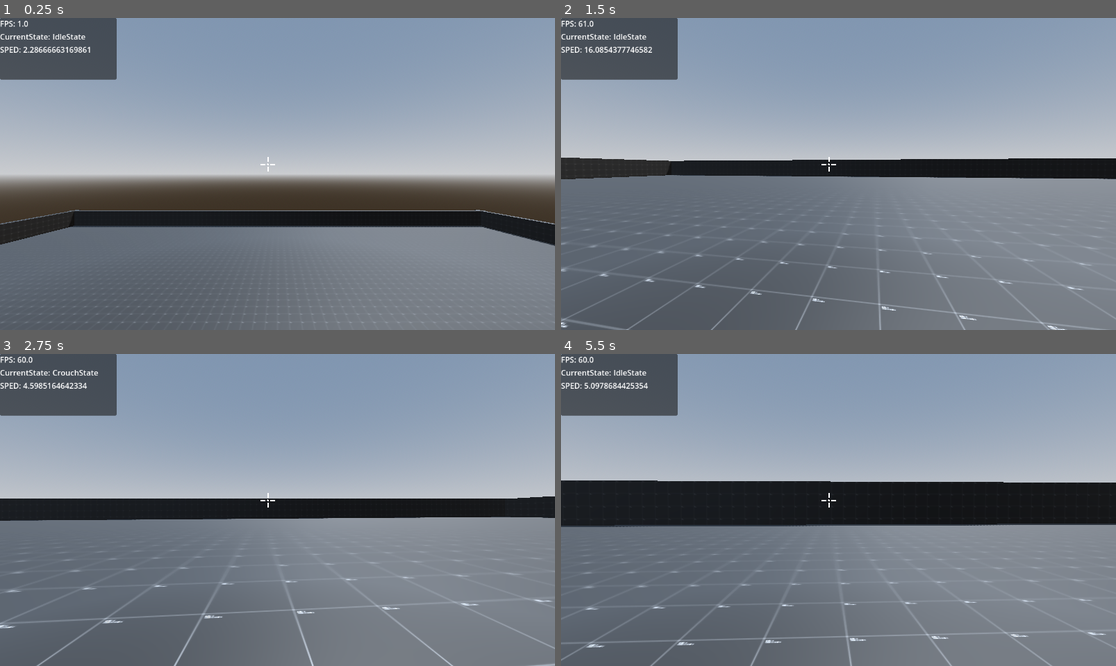
Above: before the commit, frames 1-4 (two rows, left to right).
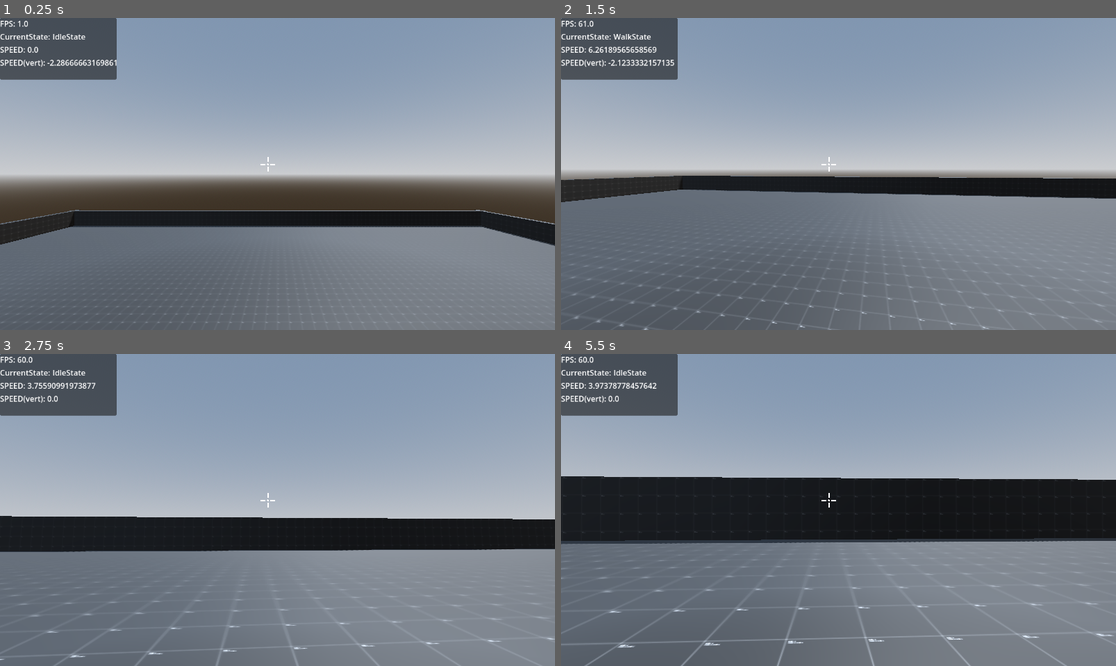
Above: after the commit, the same moments.

Repository: indieAYUSH/Godot-4.X-FPS-CONTROLLER-WITH-STATE-MACHINE-AND-INTERACTION-SYSTEM
Game: Godot game, scene res://Demo/prototyping_demo.tscn
The game is run twice, just before and just after one commit, with the same random seed, the same clock (stepped at 60 frames per second) and the same inputs.
Inputs (mouse positions are in pixels of both pictures, inside the frame that each line leads up to):
- Up to frame 1 (0.25 s): no input
- Up to frame 2 (1.5 s): move the mouse to (866, 174) at 0.52 s; hold W (forward) from 0.53 s (still down); tap X (Dash, bound only after the commit) at 0.6 s; tap Space (jump) at 0.77 s; move the mouse to (810, 174) at 1.27 s; tap S (baackward) at 1.35 s
- Up to frame 3 (2.75 s): keep holding W (forward); tap Space (jump) at 1.52 s; tap X (Dash, bound only after the commit) at 1.55, 2.3 s; move the mouse to (288, 503) at 2.02 s; hold C (crouch) from 2.03 s (still down)
- Up to frame 4 (5.5 s): keep holding W (forward); move the mouse to (832, 516) at 2.77 s; release C (crouch) at 2.78 s; tap E (interact) at 2.85 s; tap Space (jump) at 3.02, 3.77, 4.52 s; tap X (Dash, bound only after the commit) at 3.05, 3.8, 4.35, 5.1 s; move the mouse to (877, 513) at 3.52 s; hold Shift (sprint) 3.53-4.28 s; move the mouse to (794, 506) at 4.27 s; move the mouse to (844, 510) at 5.02 s

The runs differ from the first frame. In frame 1, 0.4% of the frame differs, in the area x 0-22%, y 9-16%; in frame 2, 13%; in frame 3, 19%, in the area x 0-100%, y 5-100%; in frame 4, 9.0%.

Commit message:
faaling and dash state added

Diff:
--- a/(-fsm)--fpp-controller-v2/Other scripts/UI/debug_ui.gd
+++ b/(-fsm)--fpp-controller-v2/Other scripts/UI/debug_ui.gd
@@ -3,12 +3,14 @@
 @onready var fps_data = %FPS_DATA
 @onready var state_data = %state_data
 @onready var speed_data = %speed_data
+@onready var speed_data_vertical = %speed_data_vertical
 
 @export var PLayer : PlayerController
 
 func _process(delta):
 	fps_data.text = str(Engine.get_frames_per_second())
-	speed_data.text = str(PLayer.velocity.length())
+	speed_data.text = str(Vector2(PLayer.velocity.x , PLayer.velocity.z).length())
+	speed_data_vertical.text = str(PLayer.velocity.y)
 
 
 
--- a/(-fsm)--fpp-controller-v2/player/scene/player.tscn
+++ b/(-fsm)--fpp-controller-v2/player/scene/player.tscn
@@ -14,7 +14,8 @@
 [ext_resource type="Script" uid="uid://ddvfv5vhdy10b" path="res://player/states/jump_state.gd" id="9_hu6bb"]
 [ext_resource type="Script" uid="uid://crxjj3fe1x0vl" path="res://player/states/slide_state.gd" id="10_nfsas"]
 [ext_resource type="Script" uid="uid://c86tuupwad5vx" path="res://player/UI/scripts/ui_crosshair.gd" id="13_h4jra"]
-[ext_resource type="Script" uid="uid://bdb24wwkuvnvt" path="res://player/states/PlayerMovementState.gd" id="13_xsu4s"]
+[ext_resource type="Script" uid="uid://c333aph4jx7b3" path="res://player/states/falling_state.gd" id="13_xsu4s"]
+[ext_resource type="Script" uid="uid://clyumisqx0i7s" path="res://player/states/dash_state.gd" id="14_w2vqi"]
 [ext_resource type="Script" uid="uid://5m01qnp13x5q" path="res://Other scripts/UI/context_component.gd" id="15_gn08s"]
 [ext_resource type="Texture2D" uid="uid://c2p4g2rmg3711" path="res://Assests/keyboard_e.svg" id="16_v58eg"]
 [ext_resource type="FontFile" uid="uid://3op67rxtj0f6" path="res://Assests/roboto/Roboto-Black.ttf" id="17_xkm3v"]
@@ -226,13 +227,18 @@
 script = ExtResource("9_hu6bb")
 metadata/_custom_type_script = "uid://bdb24wwkuvnvt"
 
-[node name="SlideState" type="Node" parent="PlayerStateMachine" node_paths=PackedStringArray("camera")]
+[node name="SlideState" type="Node" parent="PlayerStateMachine"]
 script = ExtResource("10_nfsas")
-camera = NodePath("../../head/CameraControllerComponent/CameraJuice/rot_pivot/Camera3D")
 metadata/_custom_type_script = "uid://bdb24wwkuvnvt"
 
 [node name="FallingState" type="Node" parent="PlayerStateMachine"]
 script = ExtResource("13_xsu4s")
+metadata/_custom_type_script = "uid://bdb24wwkuvnvt"
+
+[node name="DashState" type="Node" parent="PlayerStateMachine" node_paths=PackedStringArray("camera", "DashCoolDownTimer")]
+script = ExtResource("14_w2vqi")
+camera = NodePath("../../head/CameraControllerComponent/CameraJuice/rot_pivot/Camera3D")
+DashCoolDownTimer = NodePath("../../TimersHolderComponent/DashCoolDown")
 metadata/_custom_type_script = "uid://bdb24wwkuvnvt"
 
 [node name="Debug_ui" type="CanvasLayer" parent="." node_paths=PackedStringArray("PLayer")]
@@ -285,9 +291,20 @@
 
 [node name="speed" type="Label" parent="Debug_ui/Control/Panel/VBoxContainer/Player_speed_container"]
 layout_mode = 2
-text = "SPED:"
+text = "SPEED:"
 
 [node name="speed_data" type="Label" parent="Debug_ui/Control/Panel/VBoxContainer/Player_speed_container"]
+unique_name_in_owner = true
+layout_mode = 2
+
+[node name="Player_speed_container_vertical" type="HBoxContainer" parent="Debug_ui/Control/Panel/VBoxContainer"]
+layout_mode = 2
+
+[node name="speed" type="Label" parent="Debug_ui/Control/Panel/VBoxContainer/Player_speed_container_vertical"]
+layout_mode = 2
+text = "SPEED(vert):"
+
+[node name="speed_data_vertical" type="Label" parent="Debug_ui/Control/Panel/VBoxContainer/Player_speed_container_vertical"]
 unique_name_in_owner = true
 layout_mode = 2
 
@@ -369,4 +386,9 @@
 label_settings = SubResource("LabelSettings_xsu4s")
 horizontal_alignment = 2
 
+[node name="TimersHolderComponent" type="Node3D" parent="."]
+
+[node name="DashCoolDown" type="Timer" parent="TimersHolderComponent"]
+
 [connection signal="state_changed" from="PlayerStateMachine" to="Debug_ui" method="_on_player_state_machine_state_changed"]
+[connection signal="timeout" from="TimersHolderComponent/DashCoolDown" to="PlayerStateMachine/DashState" method="_on_dash_cool_down_timeout"]
--- a/(-fsm)--fpp-controller-v2/player/scripts/camera_juice.gd
+++ b/(-fsm)--fpp-controller-v2/player/scripts/camera_juice.gd
@@ -31,6 +31,8 @@
 @export var base_fov :float = 75.0
 
 var rot_pivot_amount : float = 0.0
+var rot_pivot_x_rot_amount : float = 0.0
+
 
 func _ready():
 	target_fov = base_fov
@@ -38,11 +40,13 @@
 func _process(delta):
 	camera_effects_manager(delta)
 
+
 func camera_effects_manager(delta:float) -> void:
 	var angles  = Vector3.ZERO
 	var offsets = Vector3.ZERO
 
 	var velocity = Player.velocity.length()
+
 
 	#=======================CAMERA TILT things =================================================#
 	if Player.velocity.length() > 0.01 and Camera_tilt:
@@ -54,14 +58,14 @@
 	#Headbob Things ===============================================================
 
 	var speed = Vector2(Player.velocity.x , Player.velocity.z).length()
-	if speed > 0.1 and Player.is_on_floor() and Player.player_statemachine.current_state.name != "SlideState":
+	if speed > 0.1 and Player.is_on_floor()  :
 		_step_timer += delta*(speed/bob_frequncy)
 		_step_timer = fmod(_step_timer , 1.0)
 	else:
 		_step_timer = 0.0
 	var bob_sin = sin(_step_timer* 2.0 * PI) *0.5
 
-	if Head_bob:
+	if Head_bob and _can_headbob():
 		var pitch_delta = bob_sin * deg_to_rad(bob_pitch) * speed
 		angles.x -= pitch_delta
 
@@ -77,10 +81,20 @@
 	position = offsets
 
 	camera.fov = lerp(camera.fov , target_fov , lerp_speed*delta)
+
+	#=================Rotation pivot settings================#
 	rot_pivot.rotation.z = lerp(rot_pivot.rotation.z , deg_to_rad(rot_pivot_amount) , lerp_speed*delta)
+	rot_pivot.rotation.x = lerp(rot_pivot.rotation.x , deg_to_rad(rot_pivot_x_rot_amount) , lerp_speed*delta)
+	rot_pivot.rotation.x = clamp(rot_pivot.rotation.x , deg_to_rad(0.0) , deg_to_rad(15.0))
+
 
 func fov_manager(amount:float) -> void:
 	target_fov = base_fov + amount
 
 func rot_pivot_manager(amount:float) -> void:
 	rot_pivot_amount = amount
+
+func _can_headbob() -> bool:
+	var state_name = Player.player_statemachine.current_state.name
+	# Headbob is allowed if the player is NOT sliding or dashing
+	return state_name != "SlideState" and state_name != "DashState"
--- a/(-fsm)--fpp-controller-v2/player/scripts/player.gd
+++ b/(-fsm)--fpp-controller-v2/player/scripts/player.gd
@@ -15,13 +15,19 @@
 @export var player_statemachine : StateMachine
 @export var CameraJuice_Component : CameraJuiceComponent
 
+@export_category("Movement Bools")
+@export var can_dash : bool = true
+
+
 
 var input_dir
+@onready var camera_3d = %Camera3D
 
 func _ready():
 	obstacle_checker.add_exception(self)
 
 func _physics_process(delta):
+
 	# Add the gravity.
 
 
@@ -47,6 +53,7 @@
 
 func update_movement(_speed : float , _acceleration : float , Deacceleration :float ):
 	input_dir = Input.get_vector("left", "right", "forward", "baackward")
+
 
 
 	var direction = (transform.basis * Vector3(input_dir.x, 0, input_dir.y)).normalized()
@@ -75,3 +82,10 @@
 	crouched_collsion_shape.disabled = true
 	uncrouched_collision_shape.disabled = false
 	player_animation.play("uncrouch")
+
+func dash(direction: Vector3, speed: float) -> void:
+	if direction.length() == 0:
+		return
+	var _direction = direction.normalized()
+	_direction.y = 0
+	velocity = _direction * speed
--- a/(-fsm)--fpp-controller-v2/player/states/IdleState.gd
+++ b/(-fsm)--fpp-controller-v2/player/states/IdleState.gd
@@ -15,6 +15,12 @@
 	if Input.is_action_just_pressed("jump") and Player.is_on_floor():
 		change_state.emit("JumpState")
 
+	if Player.velocity.y < -3.0 :
+		change_state.emit("FallingState")
+
+	if  Input.is_action_just_pressed("Dash") and Player.can_dash :
+		change_state.emit("DashState")
+
 func physics_update(delta : float)-> void:
 	Player.update_gravity(delta)
 	Player.update_movement(speed , acceleration , deacceleration)
--- a/(-fsm)--fpp-controller-v2/player/states/crouch_state.gd
+++ b/(-fsm)--fpp-controller-v2/player/states/crouch_state.gd
@@ -23,6 +23,9 @@
 	if not Input.is_action_pressed("crouch") and not crouch_shape_cast.is_colliding():
 		change_state.emit("IdleState")
 
+	if Player.velocity.y < -3.0 :
+		change_state.emit("FallingState")
+
 
 
 func physics_update(delta : float)-> void:
--- /dev/null
+++ b/(-fsm)--fpp-controller-v2/player/states/dash_state.gd
@@ -0,0 +1,55 @@
+class_name DashState
+extends PlayerMovementState
+
+@export_category("DASH MOVEMENET VAR")
+@export var max_dash_time : float = 0.3
+@export var dash_speed : float = 38.0
+#@export var acceleration : float = 0.95
+#@export var deacceleration : float = 10.0
+
+
+
+@export_category("Camera var")
+@export var camera : Camera3D
+@export var added_camer_fov : float = 15.0
+
+@export_category("other var")
+@export var DashCoolDown : float = 5.0
+@export var DashCoolDownTimer : Timer
+
+#
+var dash_timer
+var dir
+
+func enter()->void:
+	if Player.can_dash:
+		dash_timer = max_dash_time
+		var forward_dir : Vector3 = -camera.global_transform.basis.z
+		dir = forward_dir
+		DashCoolDownTimer.wait_time = DashCoolDown
+		DashCoolDownTimer.start()
+		Player.can_dash = false
+
+	else:
+		dash_timer = 0.0
+	Player.CameraJuice_Component.fov_manager(added_camer_fov)
+
+func _update(delta : float) -> void:
+	dash_timer -= delta
+	if dash_timer <= 0.0:
+		if Player.input_dir.length() >0.1:
+			change_state.emit("WalkState")
+		else:
+			change_state.emit("IdleState")
+
+func physics_update(delta : float)-> void:
+	Player.update_gravity(delta)
+	Player.dash(dir , dash_speed)
+
+
+func exit()-> void:
+	Player.CameraJuice_Component.fov_manager(-added_camer_fov)
+	Player.velocity = Vector3.ZERO
+
+func _on_dash_cool_down_timeout():
+	Player.can_dash = true
--- /dev/null
+++ b/(-fsm)--fpp-controller-v2/player/states/falling_state.gd
@@ -0,0 +1,31 @@
+class_name FallingState
+extends PlayerMovementState
+
+@export_category("Movement vars")
+@export var speed : float = 7.5
+@export var acceleration : float = 0.15
+@export var deacceleration : float  = 0.3
+@export var input_multiplier : float = 0.5
+
+@export_category("Camera effects var")
+@export var max_camera_rotation : float = 10.0
+
+
+
+func physics_update(delta : float)-> void:
+	Player.update_gravity(delta)
+	Player.update_movement(speed * input_multiplier , acceleration , deacceleration)
+
+func _update(delta : float) -> void:
+	var max_speed : float = 11.0
+	var vertical_speed = abs(Player.velocity.y)
+	var speed_delta = pow(vertical_speed/max_speed ,2)
+	speed_delta = clamp(speed_delta , 0.0 , 1.0)
+	var rotation_delta = max_camera_rotation * speed_delta
+	Player.CameraJuice_Component.rot_pivot_x_rot_amount = rotation_delta
+
+	if Player.is_on_floor():
+		change_state.emit("IdleState")
+
+func exit()-> void:
+	Player.CameraJuice_Component.rot_pivot_x_rot_amount = 0.0
--- a/(-fsm)--fpp-controller-v2/player/states/jump_state.gd
+++ b/(-fsm)--fpp-controller-v2/player/states/jump_state.gd
@@ -10,8 +10,15 @@
 	Player.velocity.y += jump_force
 
 func _update(delta : float) -> void:
+
+	if Player.velocity.y < -3.0 :
+		change_state.emit("FallingState")
+
 	if Player.is_on_floor():
 		change_state.emit("IdleState")
+
+	if  Input.is_action_just_pressed("Dash") and Player.can_dash :
+		change_state.emit("DashState")
 
 func physics_update(delta : float)-> void:
 	Player.update_gravity(delta)
--- a/(-fsm)--fpp-controller-v2/player/states/slide_state.gd
+++ b/(-fsm)--fpp-controller-v2/player/states/slide_state.gd
@@ -2,17 +2,15 @@
 
 @export_category("Movement vars")
 @export var sliding_speed : float = 18.0
-var sliding_timer
 @export var sliding_timer_max : float = 1.2
 @export var acceleration : float = 0.15
 @export var deacceleration : float = 0.3
+var sliding_timer
 
 @export var lerp_Speed : float = 10.0
 
 @export_category("camera category")
-@export var camera : Camera3D
 @export var added_camera_fov :float = 15.0
-@export var current_camera_fov : float = 80.0
 
 
 
--- a/(-fsm)--fpp-controller-v2/player/states/sprint_state.gd
+++ b/(-fsm)--fpp-controller-v2/player/states/sprint_state.gd
@@ -29,6 +29,11 @@
 	if Input.is_action_just_pressed("crouch") and Player.is_on_floor():
 		change_state.emit("SlideState")
 
+	if Player.velocity.y < -3.0 :
+		change_state.emit("FallingState")
+
+	if  Input.is_action_just_pressed("Dash") and Player.can_dash :
+		change_state.emit("DashState")
 
 func exit()-> void:
 	Player.CameraJuice_Component.fov_manager(-fov_change)
--- a/(-fsm)--fpp-controller-v2/player/states/walk_state.gd
+++ b/(-fsm)--fpp-controller-v2/player/states/walk_state.gd
@@ -19,6 +19,11 @@
 	if Input.is_action_just_pressed("jump") and Player.is_on_floor():
 		change_state.emit("JumpState")
 
+	if Player.velocity.y < -3.0 :
+		change_state.emit("FallingState")
+	if  Input.is_action_just_pressed("Dash") and Player.can_dash :
+		change_state.emit("DashState")
+
 func physics_update(delta : float)-> void:
 	Player.update_movement(speed , acceleration , deacceleration)
 	Player.update_gravity(delta)
--- a/(-fsm)--fpp-controller-v2/project.godot
+++ b/(-fsm)--fpp-controller-v2/project.godot
@@ -57,7 +57,7 @@
 "events": [Object(InputEventKey,"resource_local_to_scene":false,"resource_name":"","device":-1,"window_id":0,"alt_press …(195 unchanged characters)…
 ]
 }
-free_look={
+Dash={
 "deadzone": 0.2,
 "events": [Object(InputEventKey,"resource_local_to_scene":false,"resource_name":"","device":-1,"window_id":0,"alt_press …(192 unchanged characters)…
 ]
Not shown: 1 places in (-fsm)--fpp-controller-v2/player/scene/player.tscn that only renumber resources
Not shown, added: (-fsm)--fpp-controller-v2/player/states/dash_state.gd.uid
Not shown, added: (-fsm)--fpp-controller-v2/player/states/falling_state.gd.uid
